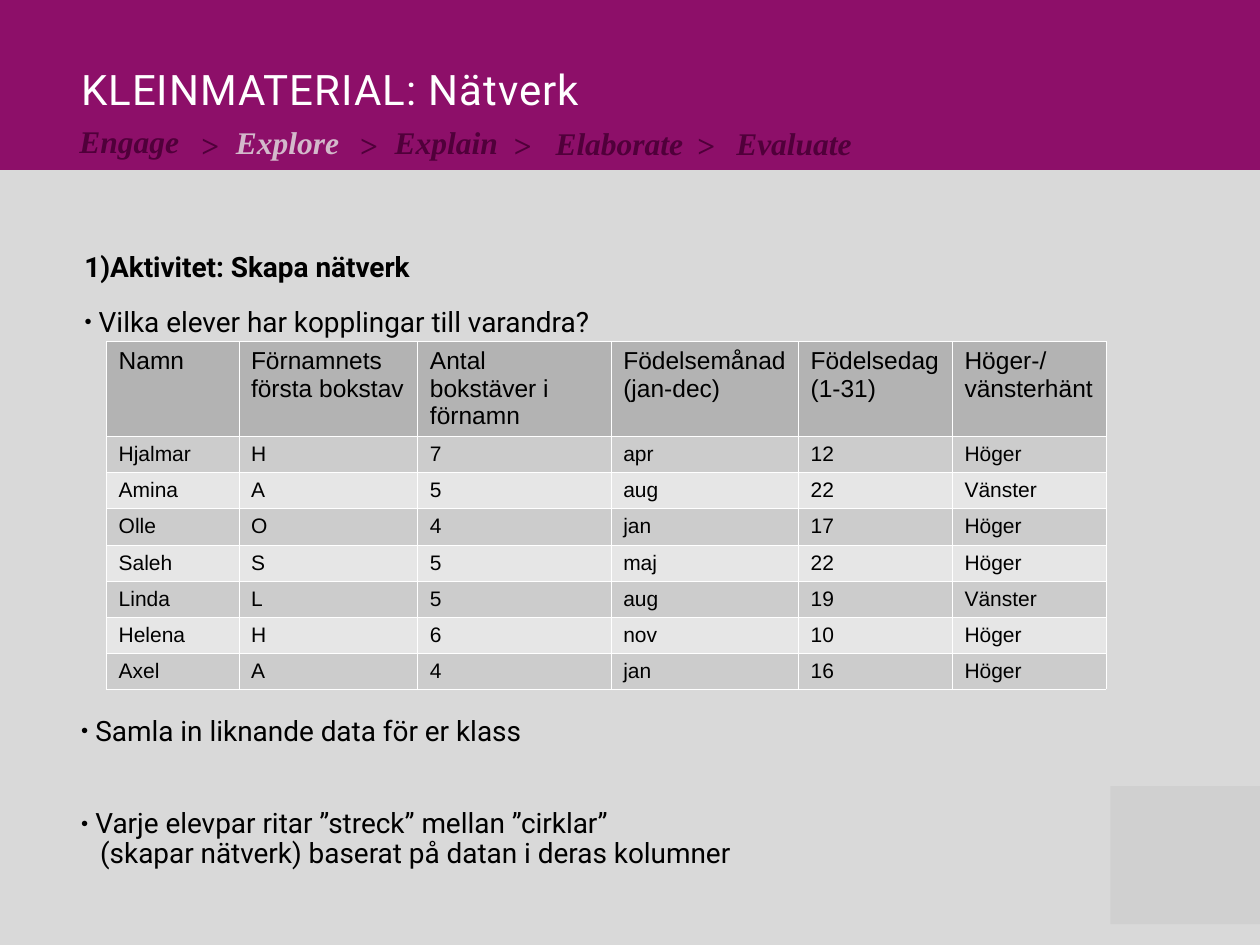
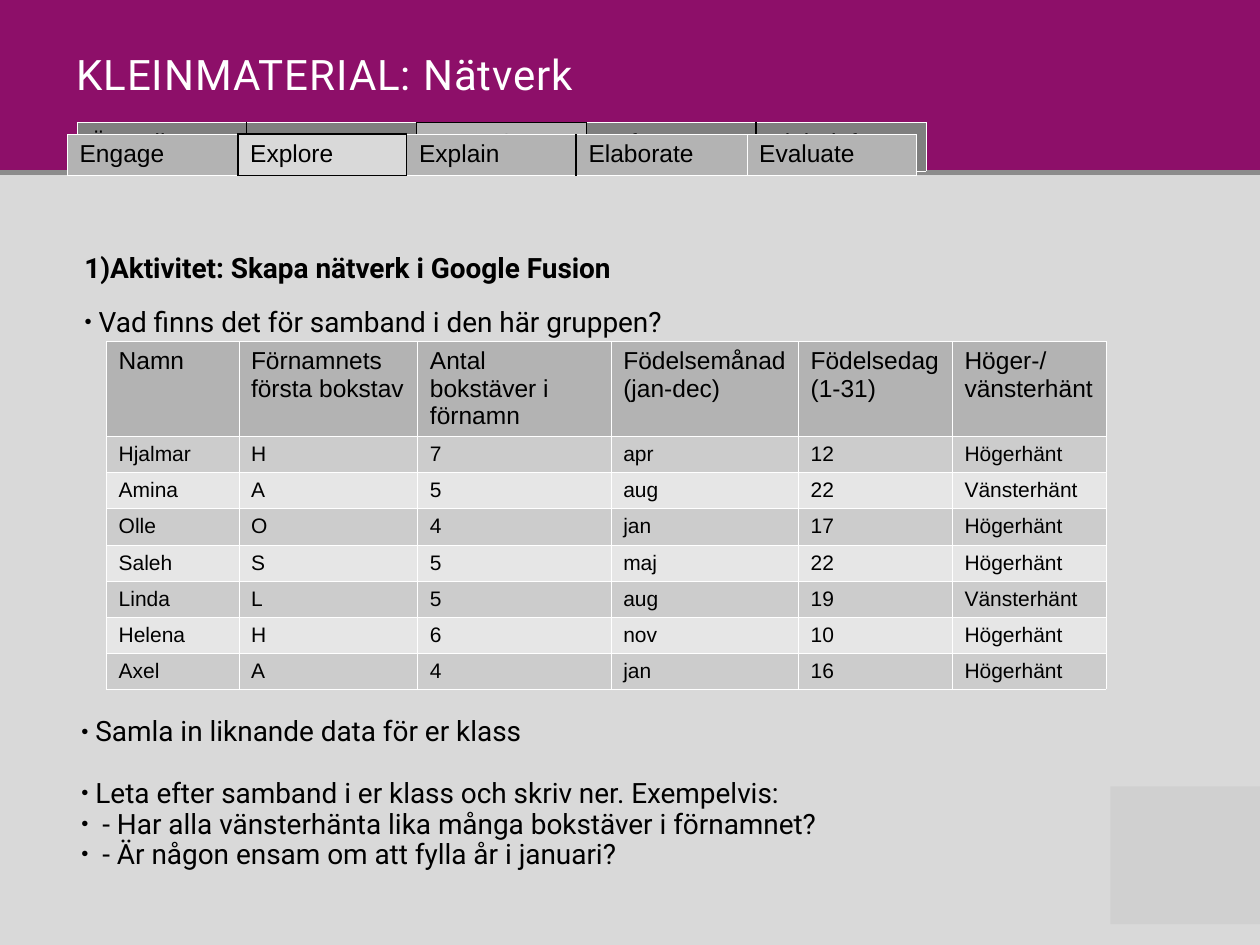
Before and after one commit to Niwsters/teaching-materials-thesis, a slide deck: slide 5 of revisions/2017-nätverk/material_nätverk_revision.pptx. Drawn at 1260x945 pixels with LibreOffice and Linux fonts; fonts in the diff are those of the drawing; grey boxes stand for pictures. Boxes give left, top, right and bottom in pixels: in the first picture for what was removed or moved away, otherwise in the second. Text is boxed around its words. In the diff, an @@ line names an element or a change of style, - is before the commit and + after.

Commit message:
Completed a revision on nätverk, polished a part in Discussion and locked ASD-picture so that it would show up in the correct spot.

```diff
--- a/revisions/2017-nätverk/material_nätverk_revision.pptx
+++ b/revisions/2017-nätverk/material_nätverk_revision.pptx
@@ text "KLEINMATERIAL: Nätverk": place and size @@
-text "KLEINMATERIAL: Nätverk" at <box>81,73,579,106</box>
+text "KLEINMATERIAL: Nätverk" at <box>76,58,573,91</box>
@@ table added at <box>67,134,915,175</box>, 1 rows, 5 columns @@
+Engage | Explore | Explain | Elaborate | Evaluate
@@ table added at <box>77,122,927,170</box>, 1 rows, 5 columns @@
+Översikt | Moment | LEKTION | Referenser | Klein-info
@@ text removed at <box>200,126,236,158</box> @@
->
@@ text removed at <box>236,132,339,160</box> @@
-Explore
@@ text removed at <box>359,126,394,158</box> @@
->
@@ text removed at <box>513,126,548,158</box> @@
->
@@ text removed at <box>697,126,732,158</box> @@
->
@@ freeform shape: place and size @@
-freeform shape at <box>0,170,1260,945</box>
+freeform shape at <box>0,175,1260,945</box>
@@ freeform shape added at <box>0,170,1260,945</box>, fill #8C8C8C @@
@@ text at <box>84,256,611,284</box>: text changed @@
-1) Aktivitet: Skapa nätverk
+1) Aktivitet: Skapa nätverk i Google Fusion
@@ text removed at <box>99,311,589,338</box> @@
-● Vilka elever har kopplingar till varandra?
@@ text added at <box>99,310,661,338</box>, 16 pt, text #000000 @@
+● Vad finns det för samband i den här gruppen?
@@ table at <box>106,341,1105,689</box> @@
-row 2, column 6: Höger
+row 2, column 6: Högerhänt
-row 3, column 6: Vänster
+row 3, column 6: Vänsterhänt
-row 4, column 6: Höger
+row 4, column 6: Högerhänt
-row 5, column 6: Höger
+row 5, column 6: Högerhänt
-row 6, column 6: Vänster
+row 6, column 6: Vänsterhänt
-row 7, column 6: Höger
+row 7, column 6: Högerhänt
-row 8, column 6: Höger
+row 8, column 6: Högerhänt
@@ text at <box>95,781,816,870</box>: text changed @@
-● Varje elevpar ritar ”streck” mellan ”cirklar”
-  (skapar nätverk) baserat på datan i deras kolumner
+● Leta efter samband i er klass och skriv ner. Exempelvis:
+● - Har alla vänsterhänta lika många bokstäver i förnamnet?
+● - Är någon ensam om att fylla år i januari?
```
Also in this commit, not shown: 9 other slides changed, 2 other files.
